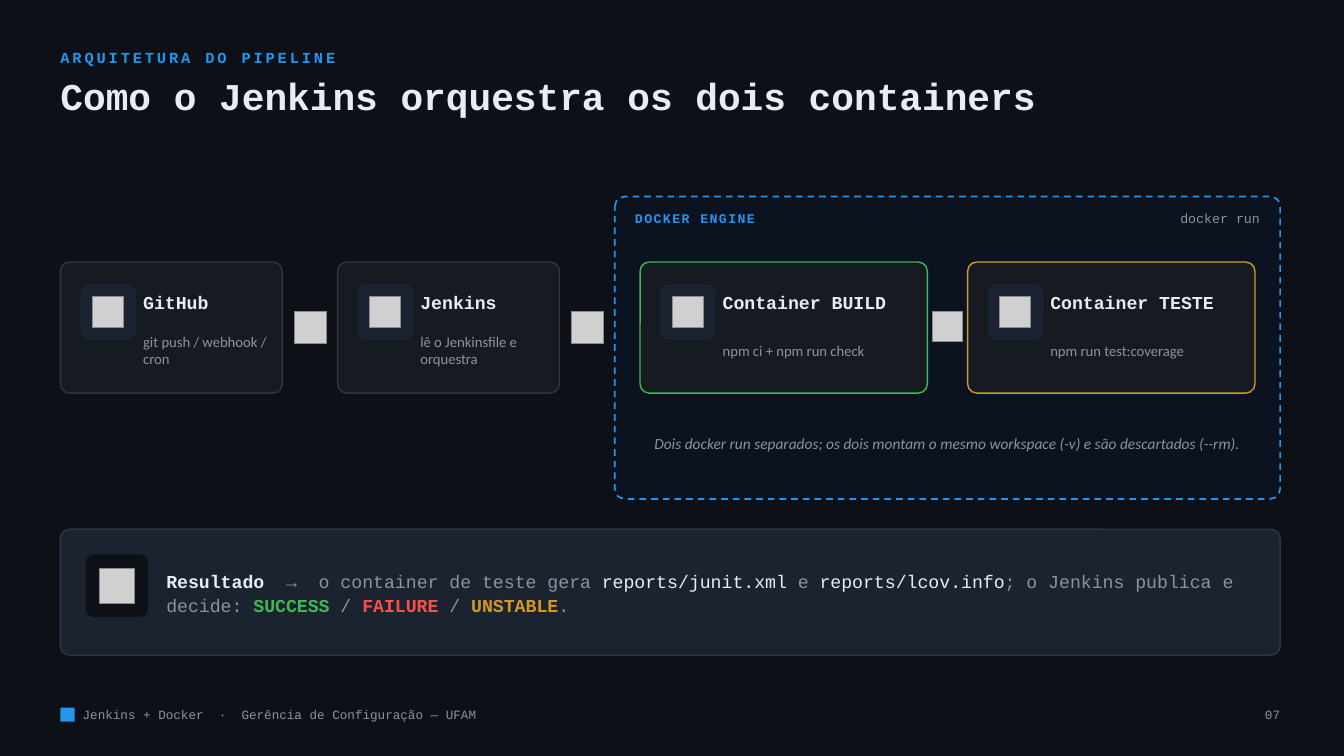
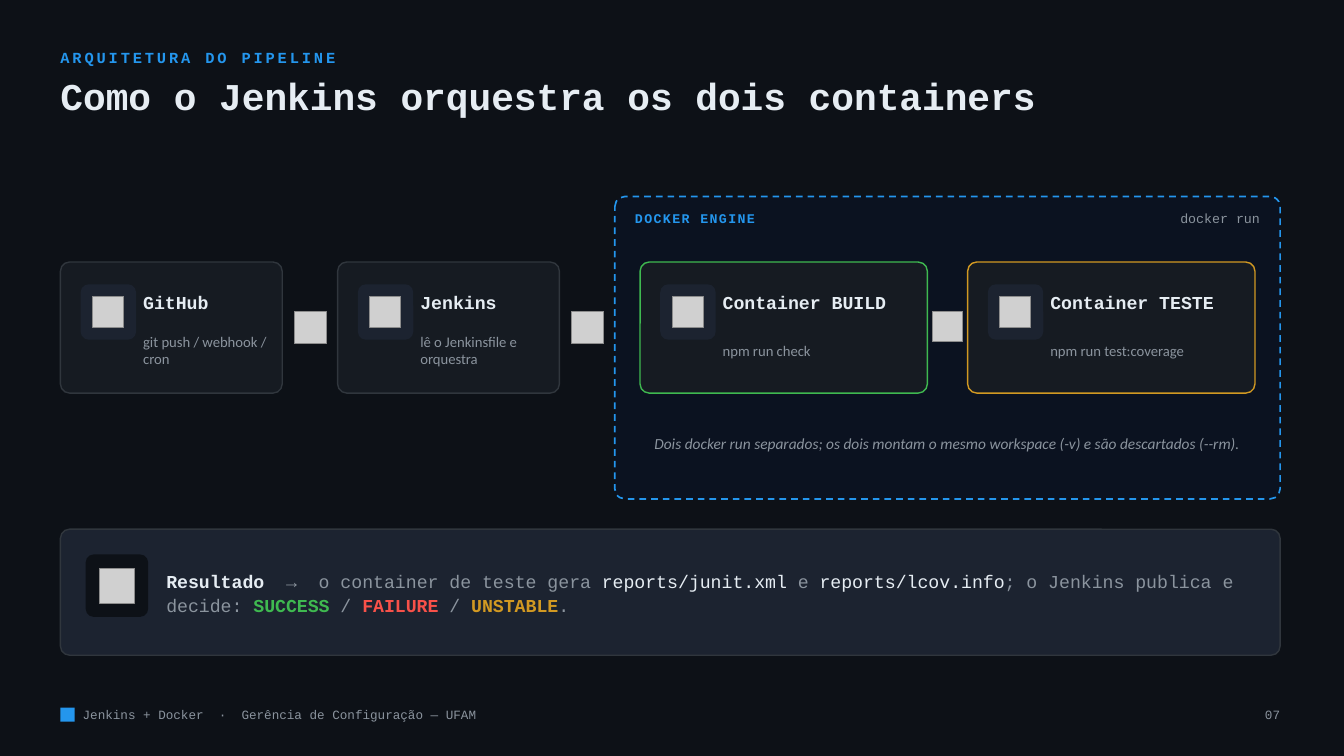
Before and after one commit to DanielTrindade/jenkins-trabalho, a slide deck: slide 7 of slides/jenkins-docker.pptx. Drawn at 1344x756 pixels with LibreOffice and Linux fonts; fonts in the diff are those of the drawing; grey boxes stand for pictures. Boxes give left, top, right and bottom in pixels: in the first picture for what was removed or moved away, otherwise in the second. Text is boxed around its words. In the diff, an @@ line names an element or a change of style, - is before the commit and + after.

Commit message:
fix(ci): remove npm ci do build (projeto sem dependencias, evita travar)
O npm ci ficava lento/preso no Jenkins Windows (tenta escrever node_modules
no volume montado e/ou faz audit de rede). Como o projeto nao tem
dependencias, o build passa a ser apenas 'npm run check' (a compilacao/
validacao de sintaxe). Atualiza docs e slides.

```diff
--- a/slides/jenkins-docker.pptx
+++ b/slides/jenkins-docker.pptx
@@ text at bbox=[723, 346, 811, 358]: text changed @@
-npm ci + npm run check
+npm run check
```
Also in this commit, not shown: 2 other slides changed, 5 other files.
